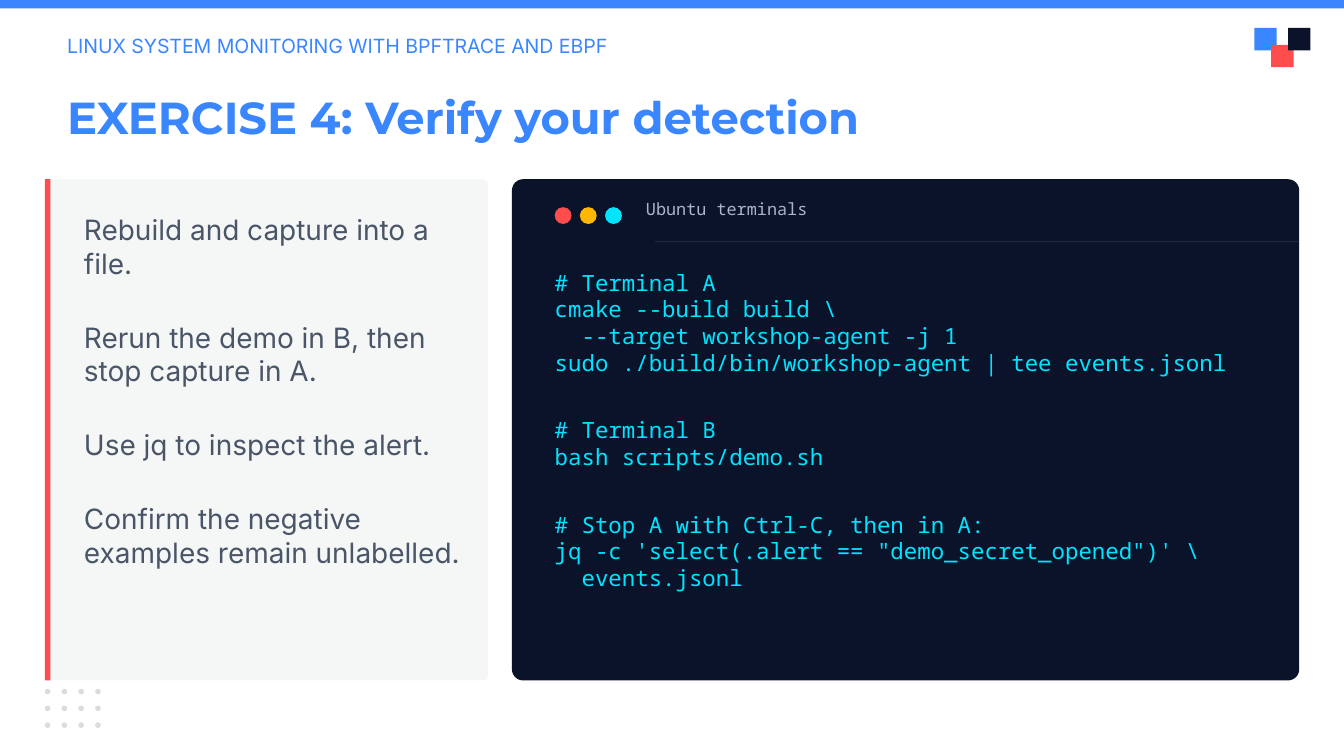
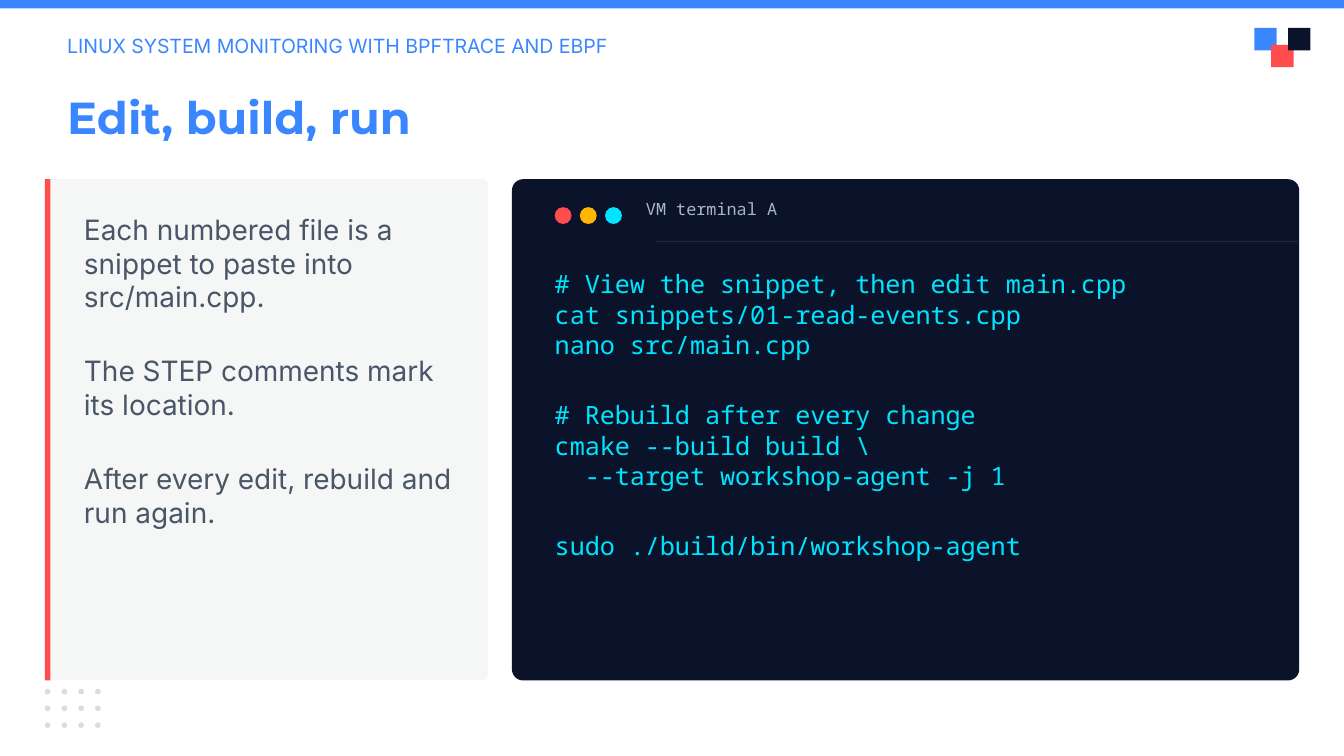
Before and after one commit to julianshalaby-perj/falco-libs-workshop, a slide deck: slide 6 of presentation/falco-libs-intro.pptx (slide 15 before the commit). Drawn at 1344x756 pixels with LibreOffice and Linux fonts; fonts in the diff are those of the drawing; background and template pictures are left out. Boxes give left, top, right and bottom in pixels: in the first picture for what was removed or moved away, otherwise in the second. Text is boxed around its words. In the diff, an @@ line names an element or a change of style, - is before the commit and + after.

```diff
--- a/presentation/falco-libs-intro.pptx
+++ b/presentation/falco-libs-intro.pptx
@@ text at box(67, 98, 411, 141): text changed @@
-EXERCISE 4: Verify your detection
+Edit, build, run
@@ text at box(646, 202, 777, 215): text changed @@
-Ubuntu terminals
+VM terminal A
@@ text at box(84, 218, 451, 529): text changed @@
-Rebuild and capture into a file.
-Rerun the demo in B, then stop capture in A.
-Use jq to inspect the alert.
-Confirm the negative examples remain unlabelled.
+Each numbered file is a snippet to paste into src/main.cpp.
+The STEP comments mark its location.
+After every edit, rebuild and run again.
@@ text at box(555, 274, 1126, 561): text changed; size 12 to 13.5 pt @@
-# Terminal A
-cmake --build build \
---target workshop-agent -j 1
-sudo ./build/bin/workshop-agent | tee events.jsonl
-# Terminal B
-bash scripts/demo.sh
-# Stop A with Ctrl-C, then in A:
-jq -c 'select(.alert == "demo_secret_opened")' \
-events.jsonl
+# View the snippet, then edit main.cpp
+cat snippets/01-read-events.cpp
+nano src/main.cpp
+# Rebuild after every change
+cmake --build build \
+--target workshop-agent -j 1
+sudo ./build/bin/workshop-agent
```
Also in this commit, not shown: 6 other slides changed, 4 slides added, 12 slides removed.
